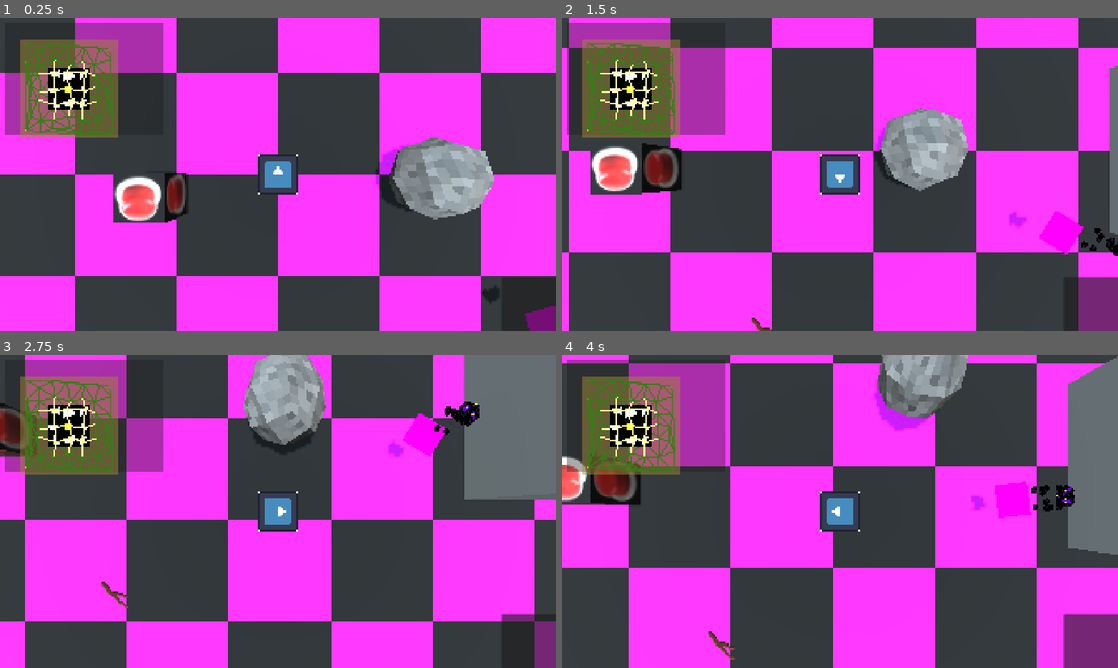
Above: before the commit, frames 1-4 (two rows, left to right).
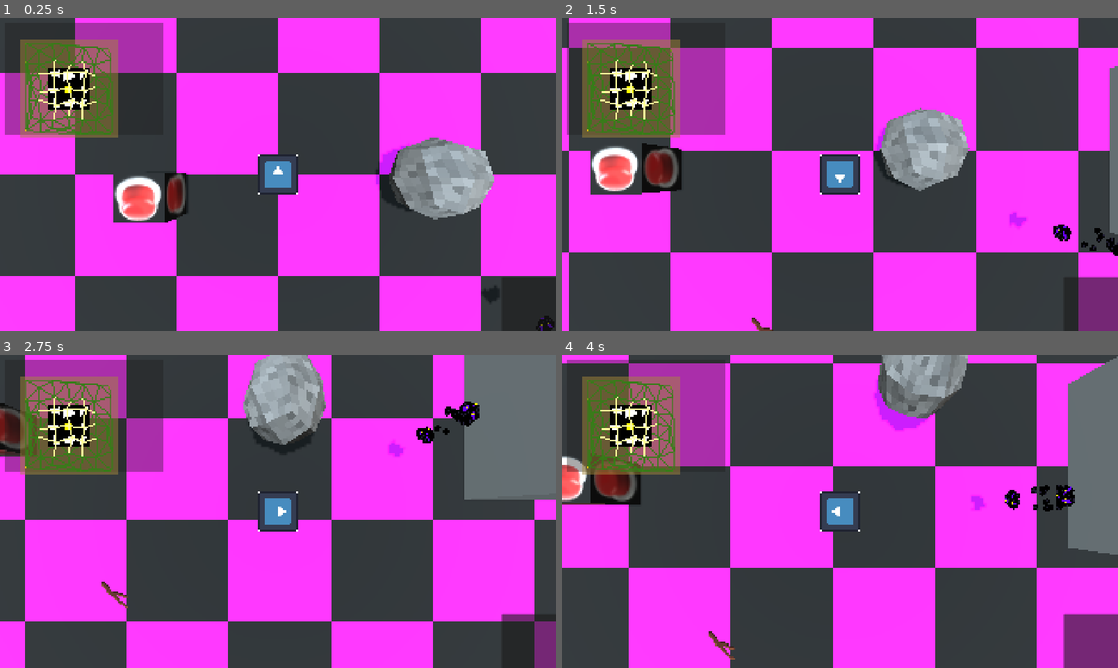
Above: after the commit, the same moments.

Repository: GammaRayTea/project-3-primordial-mass
Game: Godot game, scene res://main.tscn
Two runs of this game, one before a commit and one after it. Both use one fixed random seed, a clock stepped at 60 frames per second and the inputs below. The engine's default icon, where the game draws it, is replaced by a stand-in: a white triangle on a blue panel in a dark square.
Inputs:
- Up to frame 1 (0.25 s): no input
- Up to frame 2 (1.5 s): tap Enter at 0.5 s; hold D (move_right) 0.53-1.28 s; tap E (interact) at 0.6 s; hold S (move_down) from 1.28 s (still down); tap Shift (sprint) at 1.35 s
- Up to frame 3 (2.75 s): release S (move_down) at 2.03 s; hold D (move_right) from 2.03 s (still down); tap E (interact) at 2.1 s
- Up to frame 4 (4 s): release D (move_right) at 2.78 s; hold W (move_up) 2.78-3.53 s; tap Shift (sprint) at 2.85 s; hold A (move_left) from 3.53 s (still down); tap E (interact) at 3.6 s

The runs differ from the first frame. In frame 1, 0.4% of the frame differs, in the area x 94-100%, y 92-100%; in frame 2, 0.6%; in frame 3, 0.6%; in frame 4, 0.6%, in the area x 77-85%, y 40-53%.

Commit message:
applied globber death changes

Diff:
--- a/game/enemies/globber/globber.tscn
+++ b/game/enemies/globber/globber.tscn
@@ -18,6 +18,7 @@
 [ext_resource type="Texture2D" uid="uid://sr0t8p36qtyk" path="res://assets/enemies/globber/animations/Globber2LeftArm.png" id="8_l3wxe"]
 [ext_resource type="Texture2D" uid="uid://c05h2pexxxc1b" path="res://assets/enemies/globber/animations/Globber2LeftHand.png" id="9_gtf71"]
 [ext_resource type="Texture2D" uid="uid://cyridy5dd1i67" path="res://assets/enemies/globber/animations/Globber2Head.png" id="10_2odp2"]
+[ext_resource type="Texture2D" uid="uid://dv6igb3os748t" path="res://assets/enemies/globber/animations/GlobberSprite2DeathAnimationpuddleSheet.png" id="14_o8dyd"]
 [ext_resource type="PackedScene" uid="uid://bl53b1u4n37y7" path="res://game/enemies/vision_cone/vision_cone.tscn" id="18_2si2q"]
 [ext_resource type="Script" uid="uid://cqa02cuqcr334" path="res://game/enemies/vision_cone/globber_vision_cone.gd" id="19_2si2q"]
 
@@ -213,41 +214,36 @@
 &"globber_walk": ExtResource("2_v1ixo")
 }
 
-[sub_resource type="AnimationNodeStateMachine" id="AnimationNodeStateMachine_y7tjh"]
-
-[sub_resource type="CompressedTexture2D" id="CompressedTexture2D_h82rf"]
-
-[sub_resource type="AtlasTexture" id="AtlasTexture_o8dyd"]
-atlas = SubResource("CompressedTexture2D_h82rf")
+[sub_resource type="AnimationNodeStateMachine" id="AnimationNodeStateMachine_droo6"]
+
+[sub_resource type="AtlasTexture" id="AtlasTexture_l3wxe"]
+atlas = ExtResource("14_o8dyd")
 region = Rect2(0, 0, 64, 64)
 
-[sub_resource type="AtlasTexture" id="AtlasTexture_l3wxe"]
-atlas = SubResource("CompressedTexture2D_h82rf")
+[sub_resource type="AtlasTexture" id="AtlasTexture_gtf71"]
+atlas = ExtResource("14_o8dyd")
 region = Rect2(64, 0, 64, 64)
 
-[sub_resource type="AtlasTexture" id="AtlasTexture_gtf71"]
-atlas = SubResource("CompressedTexture2D_h82rf")
+[sub_resource type="AtlasTexture" id="AtlasTexture_2odp2"]
+atlas = ExtResource("14_o8dyd")
 region = Rect2(128, 0, 64, 64)
 
-[sub_resource type="AtlasTexture" id="AtlasTexture_2odp2"]
-atlas = SubResource("CompressedTexture2D_h82rf")
+[sub_resource type="AtlasTexture" id="AtlasTexture_qg7h7"]
+atlas = ExtResource("14_o8dyd")
 region = Rect2(192, 0, 64, 64)
 
-[sub_resource type="AtlasTexture" id="AtlasTexture_qg7h7"]
-atlas = SubResource("CompressedTexture2D_h82rf")
+[sub_resource type="AtlasTexture" id="AtlasTexture_2si2q"]
+atlas = ExtResource("14_o8dyd")
 region = Rect2(256, 0, 64, 64)
 
-[sub_resource type="AtlasTexture" id="AtlasTexture_2si2q"]
-atlas = SubResource("CompressedTexture2D_h82rf")
+[sub_resource type="AtlasTexture" id="AtlasTexture_joybc"]
+atlas = ExtResource("14_o8dyd")
 region = Rect2(320, 0, 64, 64)
 
 [sub_resource type="SpriteFrames" id="SpriteFrames_g4v7s"]
 animations = [{
 "frames": [{
 "duration": 1.0,
-"texture": SubResource("AtlasTexture_o8dyd")
-}, {
-"duration": 1.0,
 "texture": SubResource("AtlasTexture_l3wxe")
 }, {
 "duration": 1.0,
@@ -261,8 +257,11 @@
 }, {
 "duration": 1.0,
 "texture": SubResource("AtlasTexture_2si2q")
+}, {
+"duration": 1.0,
+"texture": SubResource("AtlasTexture_joybc")
 }],
-"loop": 1,
+"loop": 0,
 "name": &"default",
 "speed": 5.0
 }]
@@ -334,15 +333,17 @@
 
 [node name="AnimationTree" parent="." index="4" unique_id=934466786]
 active = false
-tree_root = SubResource("AnimationNodeStateMachine_y7tjh")
+tree_root = SubResource("AnimationNodeStateMachine_droo6")
 
 [node name="HitBox" parent="." index="5" unique_id=565674913]
 visible = false
 
+
 [node name="HurtBox" parent="." index="6" unique_id=158402479]
 visible = false
 
 [node name="Alive" type="Node3D" parent="RotationPivot/Visuals" parent_id_path=PackedInt32Array(33426455) index="0" unique_id=1655088542]
+
 
 [node name="FootL" type="Sprite3D" parent="RotationPivot/Visuals/Alive" index="0" unique_id=1575607523]
 transform = Transform3D(1, 0, 0, 0, -4.371139e-08, 1, 0, -1, -4.371139e-08, -0.08233776, 0.5, 0.144)
@@ -399,7 +400,13 @@
 transform = Transform3D(1, 0, 0, 0, -4.371139e-08, 1, 0, -1, -4.371139e-08, 0, 0, 0)
 texture_filter = 0
 sprite_frames = SubResource("SpriteFrames_g4v7s")
-frame_progress = 0.76443976
+frame_progress = 0.2459824
+
+[node name="HitBox" parent="." index="6" unique_id=565674913]
+visible = false
+
+[node name="HurtBox" parent="." index="7" unique_id=158402479]
+visible = false
 
 [node name="VisionCone" parent="RotationPivot" parent_id_path=PackedInt32Array(1172787614) index="1" unique_id=518248361 node_paths=PackedStringArray("enemy", "alert_state") instance=ExtResource("18_2si2q")]
 collision_layer = 0
Binary file removed: assets/enemies/globber/animations/GlobberSprite2DeathAnimationSheetPuddle.png
Binary file added: assets/enemies/globber/animations/GlobberSprite2DeathAnimationpuddleSheet.png
Not shown, changed: assets/enemies/globber/animations/GlobberSprite2DeathAnimationpuddleSheet.png.import
